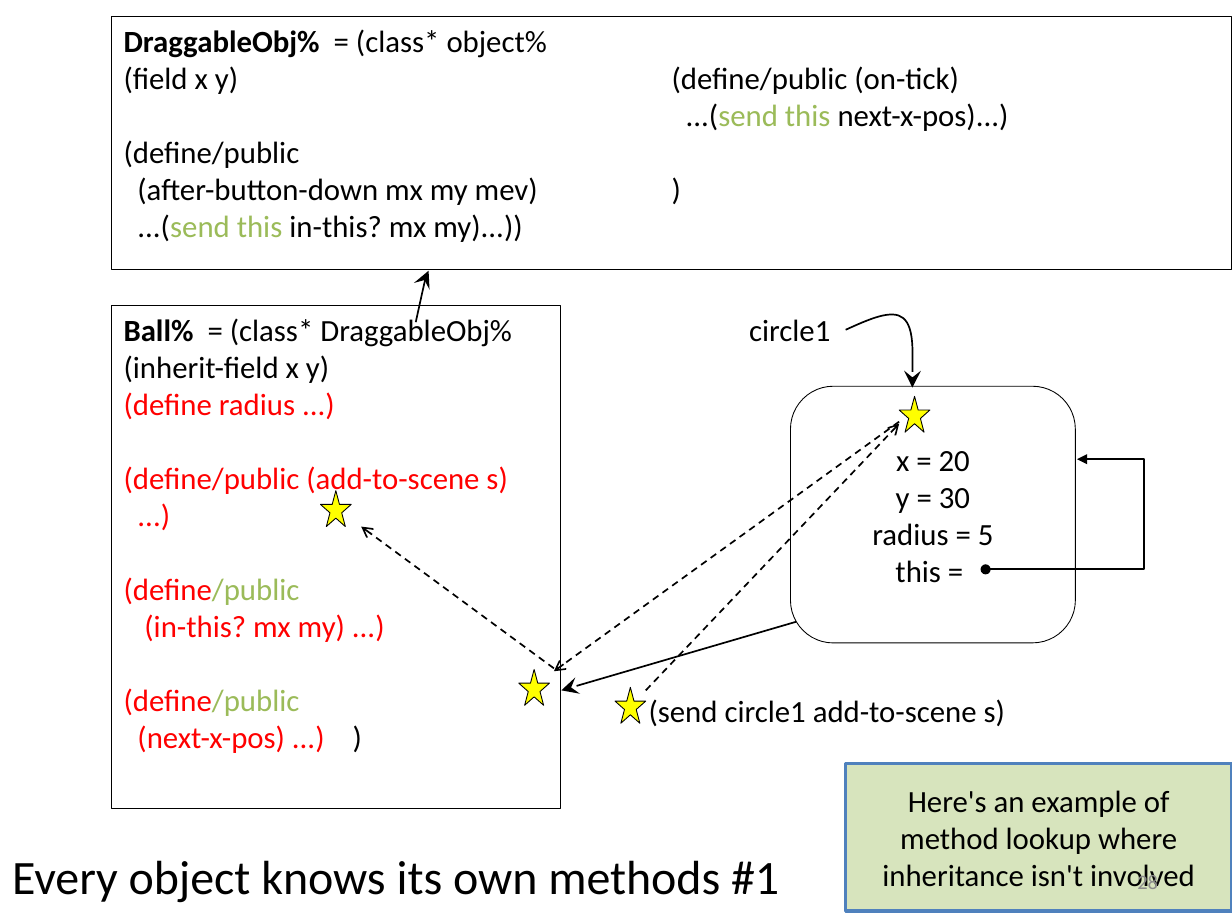
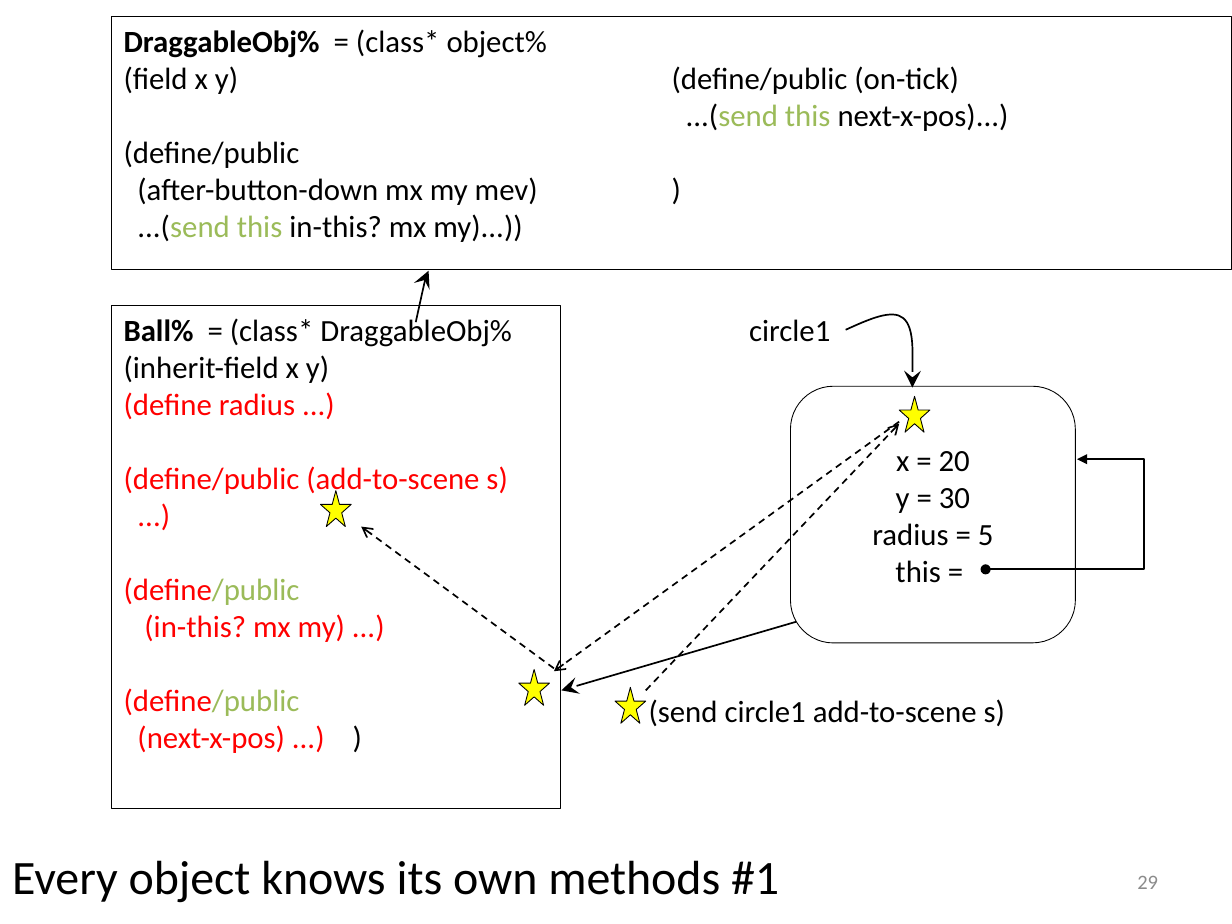
Before and after one commit to mwand/cs5010f16, a slide deck: slide 29 of Slides/Lesson 11.2 Using Inheritance to Share Implementations.pptx (slide 28 before the commit). Drawn at 1232x924 pixels with LibreOffice and Linux fonts; fonts in the diff are those of the drawing. Boxes give left, top, right and bottom in pixels: in the first picture for what was removed or moved away, otherwise in the second. Text is boxed around its words. In the diff, an @@ line names an element or a change of style, - is before the commit and + after.

```diff
--- a/Slides/Lesson 11.2 Using Inheritance to Share Implementations.pptx
+++ b/Slides/Lesson 11.2 Using Inheritance to Share Implementations.pptx
@@ rectangle removed at bbox=[845, 764, 1232, 912] @@
-Here's an example of method lookup where inheritance isn't involved
@@ page number at bbox=[1137, 876, 1158, 889]: text changed @@
-28
+29
```
Also in this commit, not shown: 8 other slides changed, 1 slide added, 4 other files.
